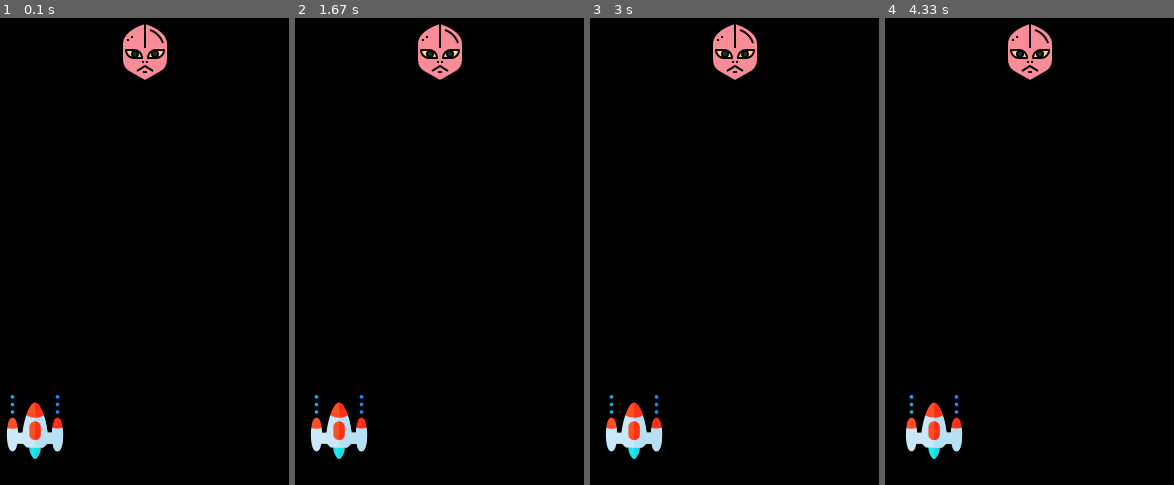
Above: before the commit, frames 1-4 (left to right).
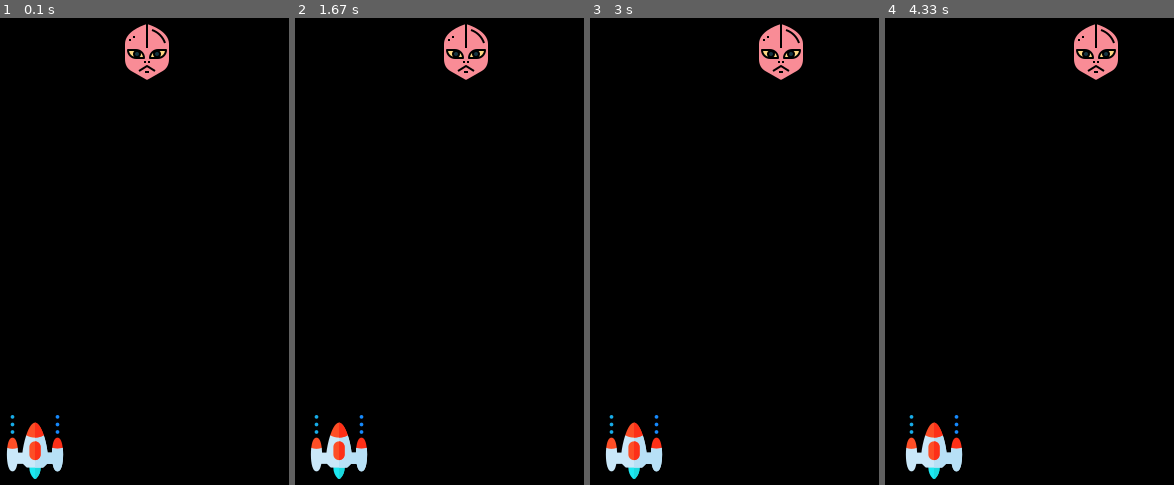
Above: after the commit, the same moments.

Repository: amithaisuru/freecodecamp-pygame-spaceInvador
Game: pygame game, started from main.py
Two runs of this game, one before a commit and one after it. Both use one fixed random seed, a clock stepped at 60 frames per second and the inputs below.
Inputs:
- Up to frame 1 (0.1 s): no input
- Up to frame 2 (1.67 s): hold Right 0.33-0.8 s; hold Right 0.83-1.3 s; hold Left from 1.33 s (still down)
- Up to frame 3 (3 s): release Left at 1.87 s; hold Left 1.9-2.3 s; hold Right 2.33-2.97 s
- Up to frame 4 (4.33 s): hold Left 3-3.47 s; hold Right 3.5-3.97 s; hold Right from 4 s (still down)

The runs differ from the first frame. In frame 1, 2.6% of the frame differs, in the area x 2-59%, y 1-99%; in frame 2, 3.8%; in frame 3, 4.5%, in the area x 5-74%, y 1-99%; in frame 4, 4.5%.

Commit message:
enemy movement added

Diff:
--- a/main.py
+++ b/main.py
@@ -16,7 +16,7 @@
 
 #player
 playerImg = pygame.image.load('assets/player-ship.png')
-playerX, playerY = 370, 480
+playerX, playerY = 370, HEIGHT-100
 playerXOffset = 0.25
 
 def player(x,y):
@@ -25,13 +25,15 @@
 
 #enemy
 enemyImg = pygame.image.load('assets/enemy.png')
-enemyX = random.randint(0,800)
+enemyX = random.randint(0,WIDTH)
 enemyY = random.randint(50, 150)
+enemyXOffset = 0.25
 
 def enemy(x,y):
     screen.blit(enemyImg, (x,y))
 
 playerXChange = 0 #pixels
+enemyXChange = enemyXOffset #pixels
 #game loop
 running = True
 while running:
@@ -54,13 +56,21 @@
 
     playerX += playerXChange
 
-    #adding boundary
+    #check player boundary
     if playerX < 0:
         playerXChange = 0
     if playerX+64 > WIDTH: #64 is player image width
         playerXChange = 0
     player(playerX, playerY)
 
+    enemyX += enemyXChange
+
+    #check enemy boundary
+    if enemyX < 0:
+        enemyXChange = enemyXOffset
+    if enemyX+64 > WIDTH: #64 is player image width
+        enemyXChange = -enemyXOffset
+
     enemy(enemyX, enemyY)
 
 
